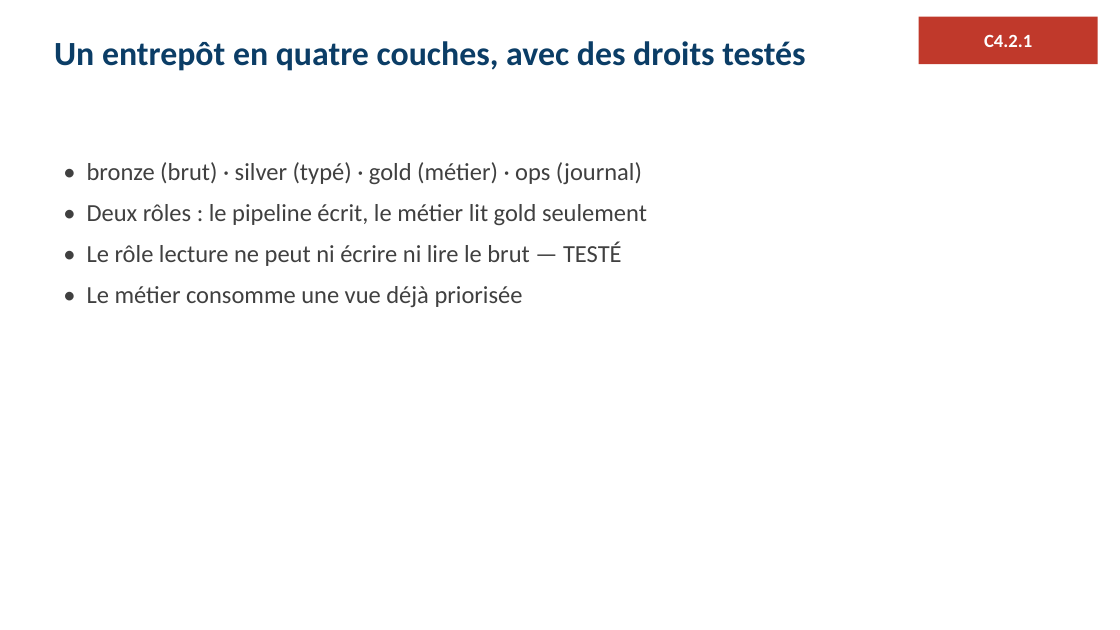
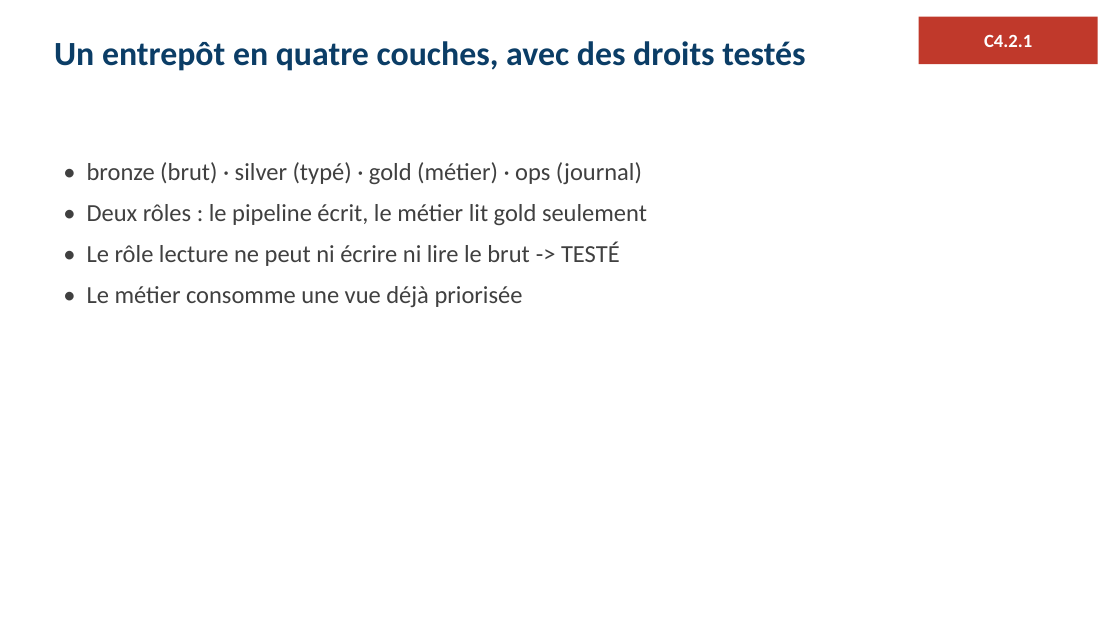
Before and after one commit to ratpiGene/ELT-Eckert, a slide deck: slide 7 of soutenance/support_eckert.pptx. Drawn at 1120x630 pixels with LibreOffice and Linux fonts; fonts in the diff are those of the drawing. Boxes give left, top, right and bottom in pixels: in the first picture for what was removed or moved away, otherwise in the second. Text is boxed around its words. In the diff, an @@ line names an element or a change of style, - is before the commit and + after.

```diff
--- a/soutenance/support_eckert.pptx
+++ b/soutenance/support_eckert.pptx
@@ text at box(87, 242, 620, 266): text changed @@
-• Le rôle lecture ne peut ni écrire ni lire le brut — TESTÉ
+• Le rôle lecture ne peut ni écrire ni lire le brut -> TESTÉ
```
Also in this commit, not shown: 2 other slides changed, 8 other files.
